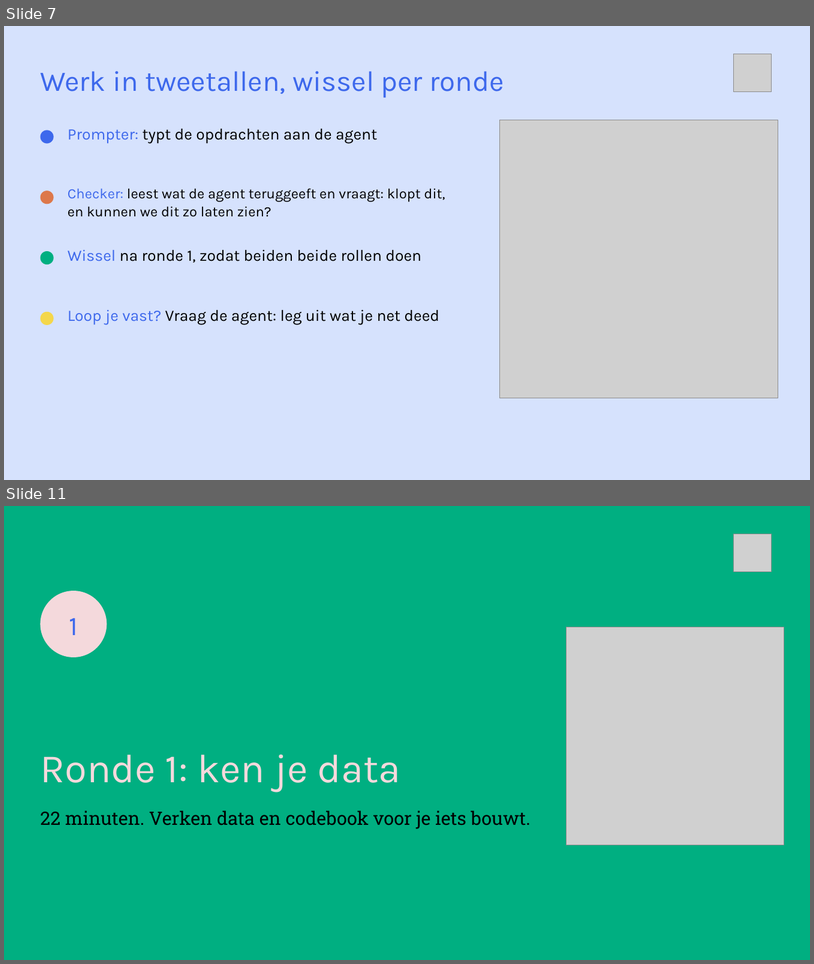
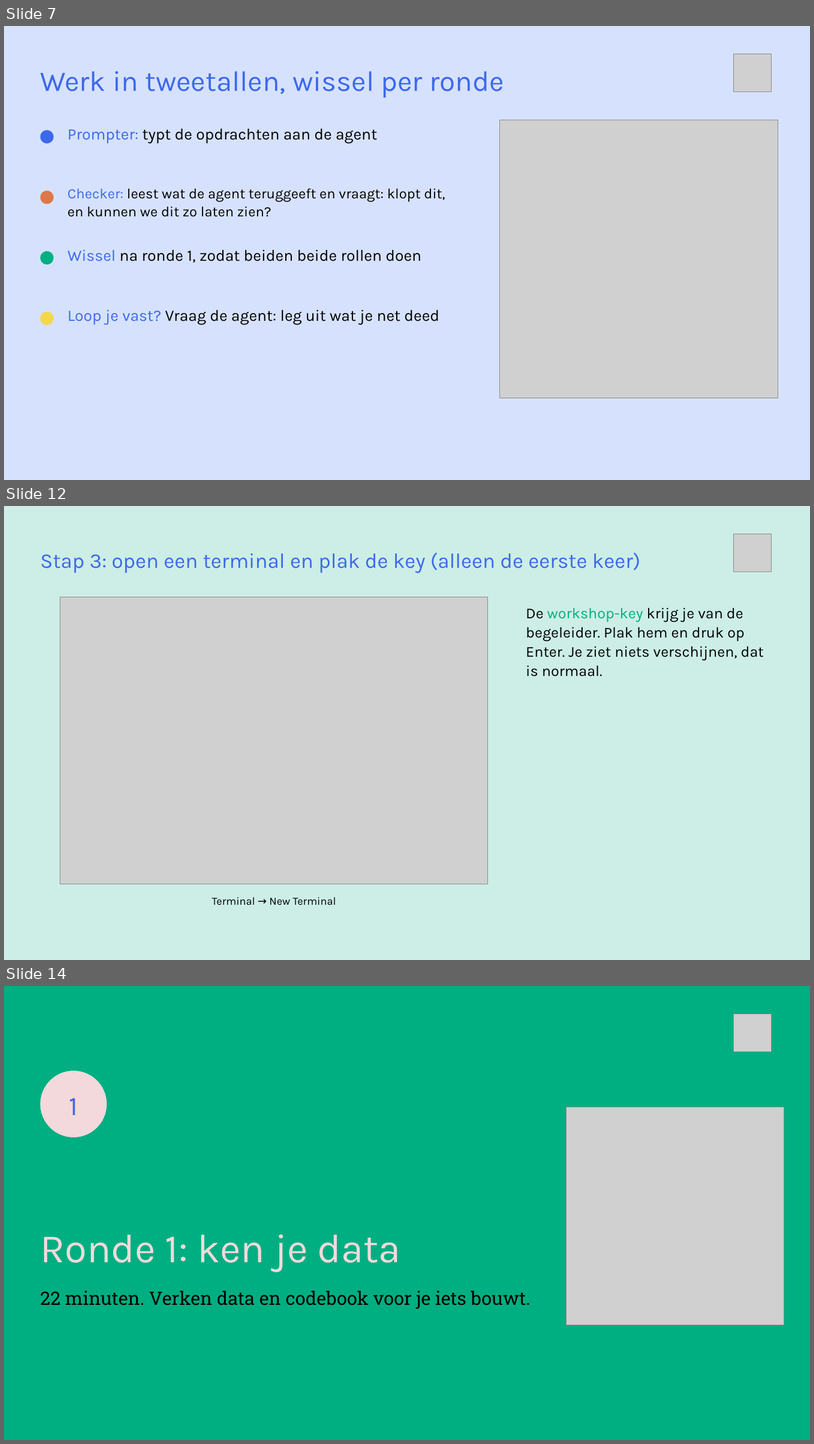
Before and after one commit to cedanl/clidev-presentaties, a slide deck: workshop-rad/exports/261005_workshop_rad_uitvoering.pptx. Shown one above the other, each under a label of ours: slides 7 and 11 before the commit, slides 7, 12 and 14 after it; the slides between them are not shown. The pictures are 814x964 and 814x1444 pixels, drawn with LibreOffice and Linux fonts; fonts in the diff are those of the drawing; grey boxes stand for pictures. Boxes give left, top, right and bottom in pixels: in the first picture for what was removed or moved away, otherwise in the second. Text is boxed around its words. In the diff, an @@ line names an element or a change of style, - is before the commit and + after.

```diff
--- a/workshop-rad/exports/261005_workshop_rad_uitvoering.pptx
+++ b/workshop-rad/exports/261005_workshop_rad_uitvoering.pptx
@@ slide 12 added at <box>4,506,810,960</box>, background #CCEEE6 @@
@@ picture added at <box>734,534,772,572</box> @@
@@ text added at <box>40,553,641,573</box>, 25 pt, text #3D68EC @@
+Stap 3: open een terminal en plak de key (alleen de eerste keer)
@@ picture added at <box>60,597,488,884</box> @@
@@ text added at <box>526,607,764,676</box>, 18 pt, text #000000 @@
+De workshop-key krijg je van de begeleider. Plak hem en druk op Enter. Je ziet niets verschijnen, dat is normaal.
@@ text added at <box>212,897,336,905</box>, 13 pt, text #000000 @@
+Terminal → New Terminal
@@ what was slide 11 is now slide 14 @@
```
Also in this commit, not shown: 10 slides changed, 2 other slides added, 25 other files.
